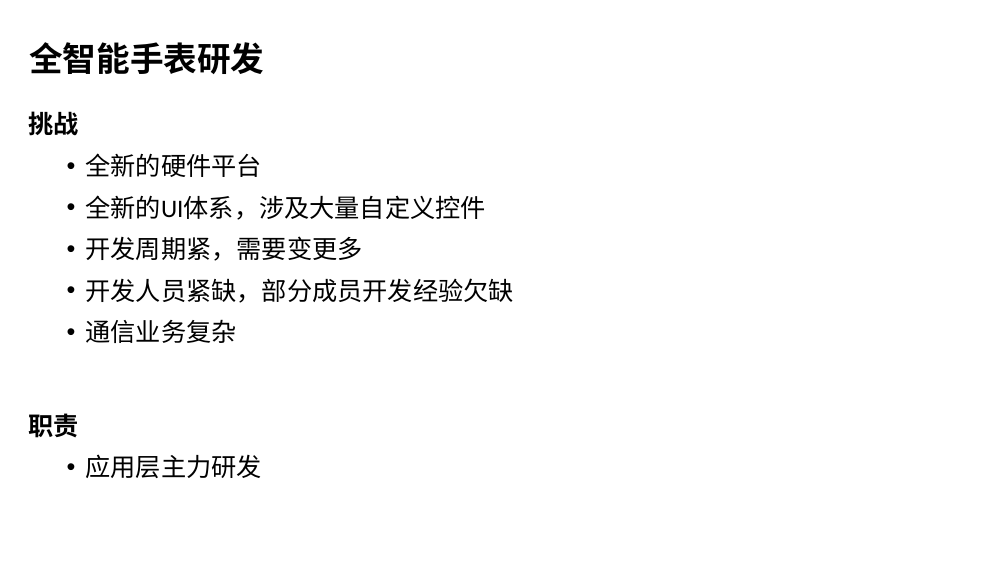
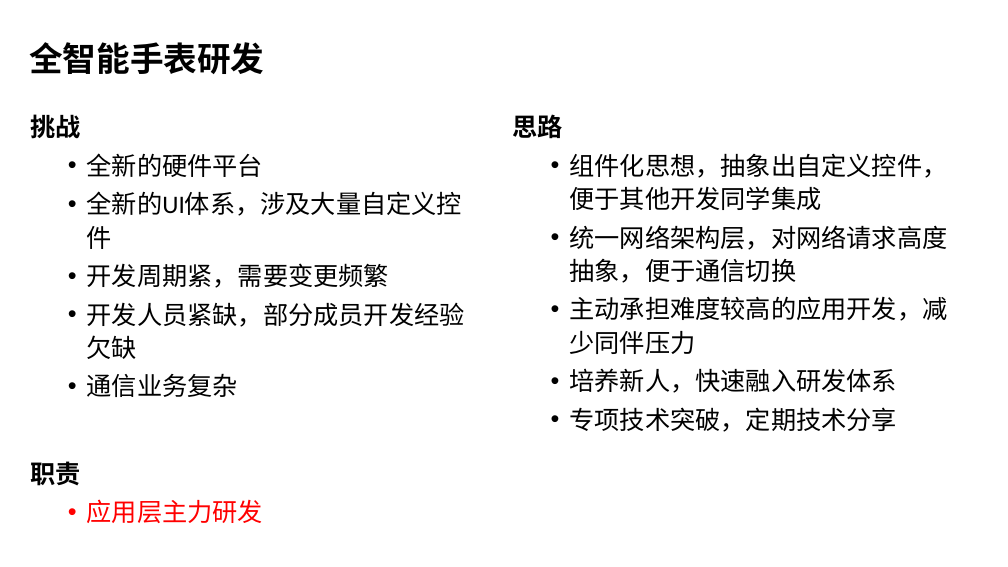
Before and after one commit to wangzhengyi/WangZhengyi, a slide deck: slide 8 of promote/2016阿里晋升述职.pptx. Drawn at 1008x567 pixels with LibreOffice and Linux fonts; fonts in the diff are those of the drawing; background and template pictures are left out. Boxes give left, top, right and bottom in pixels: in the first picture for what was removed or moved away, otherwise in the second. Text is boxed around its words. In the diff, an @@ line names an element or a change of style, - is before the commit and + after.

```diff
--- a/promote/2016阿里晋升述职.pptx
+++ b/promote/2016阿里晋升述职.pptx
@@ text at (30,114,465,523): text colour #000000 to #FF0000 in "应用层主力研发"; line spacing 1.2 to 1.1 @@
@@ text added at (513,114,947,432), 24 pt, text #000000 @@
+思路
+  • 组件化思想，抽象出自定义控件，便于其他开发同学集成
+  • 统一网络架构层，对网络请求高度抽象，便于通信切换
+  • 主动承担难度较高的应用开发，减少同伴压力
+  • 培养新人，快速融入研发体系
+  • 专项技术突破，定期技术分享
@@ text at (87,263,389,288): text changed @@
-  • 开发周期紧，需要变更多
+  • 开发周期紧，需要变更频繁
```
Also in this commit, not shown: 2 other slides changed, 1 other file.
